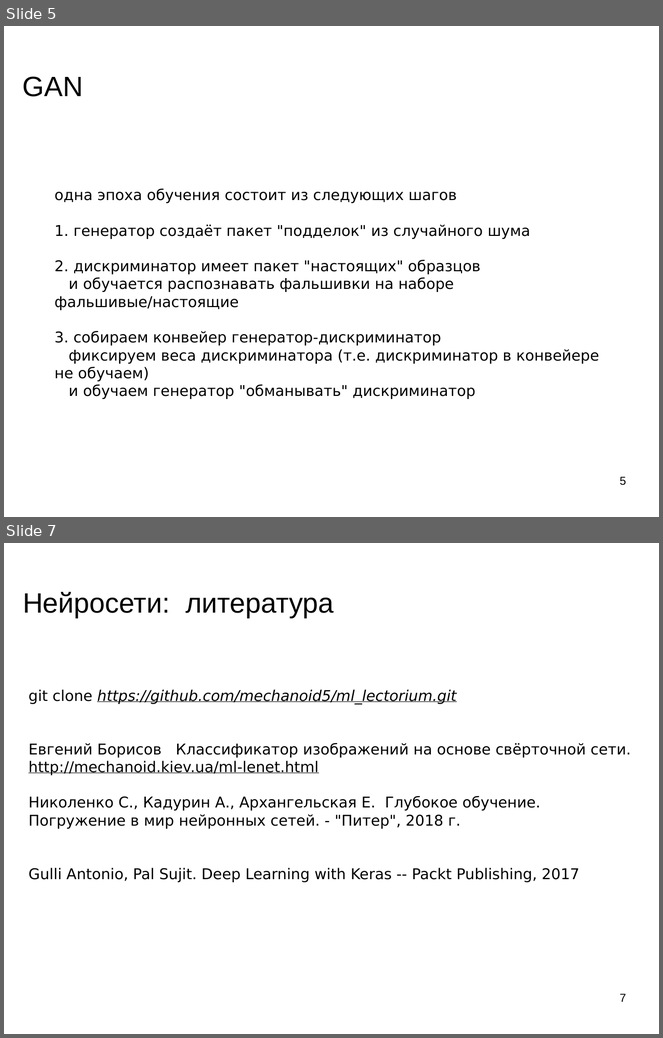
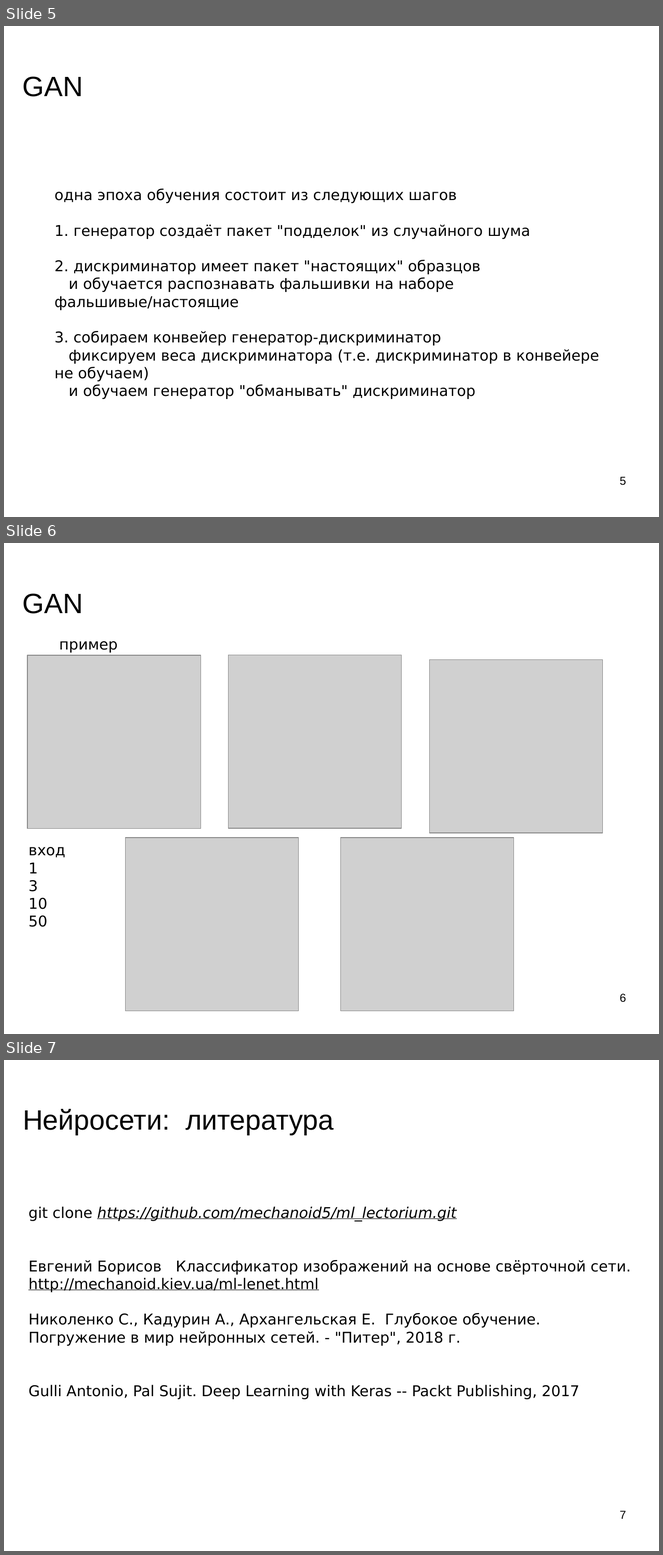
Before and after one commit to mechanoid5/ml_lectorium_legacy, a slide deck: 23-gan.odp. Shown one above the other, each under a label of ours: slides 5 and 7 before the commit, slides 5, 6 and 7 after it; the slides between them are not shown. The pictures are 663x1038 and 663x1555 pixels, drawn with LibreOffice and Linux fonts; fonts in the diff are those of the drawing; grey boxes stand for pictures; background and template pictures are left out. Boxes give left, top, right and bottom in pixels: in the first picture for what was removed or moved away, otherwise in the second. Text is boxed around its words. In the diff, an @@ line names an element or a change of style, - is before the commit and + after.

```diff
--- a/23-gan.odp
+++ b/23-gan.odp
@@ slide 6 added at <box>4,543,659,1034</box>, background picture (left out) @@
@@ title added at <box>23,593,84,614</box>, 33.9 pt, text #000000 @@
+GAN
@@ text added at <box>59,641,118,653</box>, 18 pt, text #000000 @@
+пример
@@ picture added at <box>27,655,201,829</box> @@
@@ picture added at <box>229,655,402,829</box> @@
@@ picture added at <box>430,660,604,834</box> @@
@@ picture added at <box>125,838,299,1012</box> @@
@@ picture added at <box>341,838,515,1012</box> @@
@@ text added at <box>28,847,65,927</box>, 18 pt, text #000000 @@
+вход
+1
+3
+10
+50
@@ page number added at <box>620,994,626,1003</box>, 14 pt, text #000000 @@
+6
```
Also in this commit, not shown: 1 slide removed, 1 other file.
